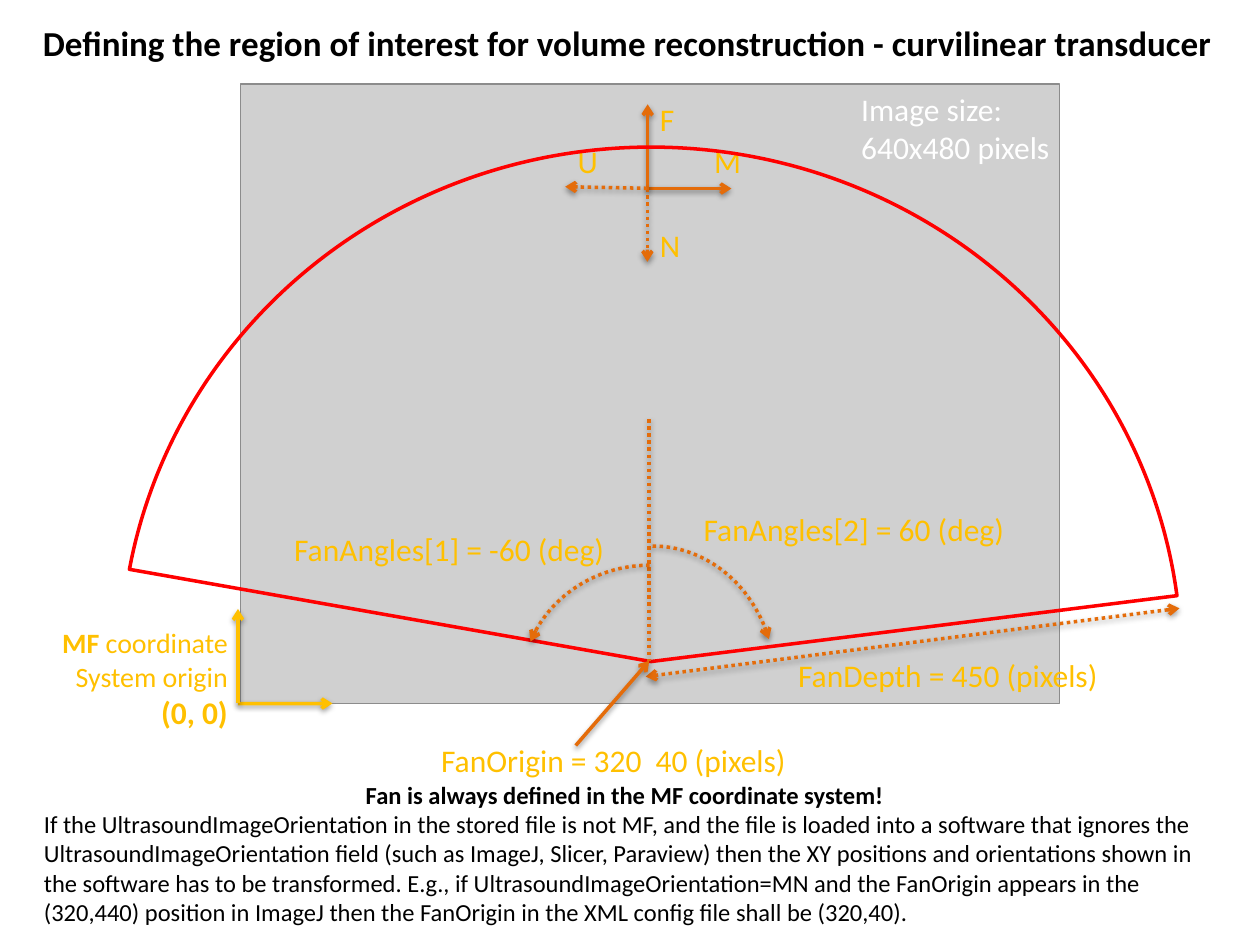
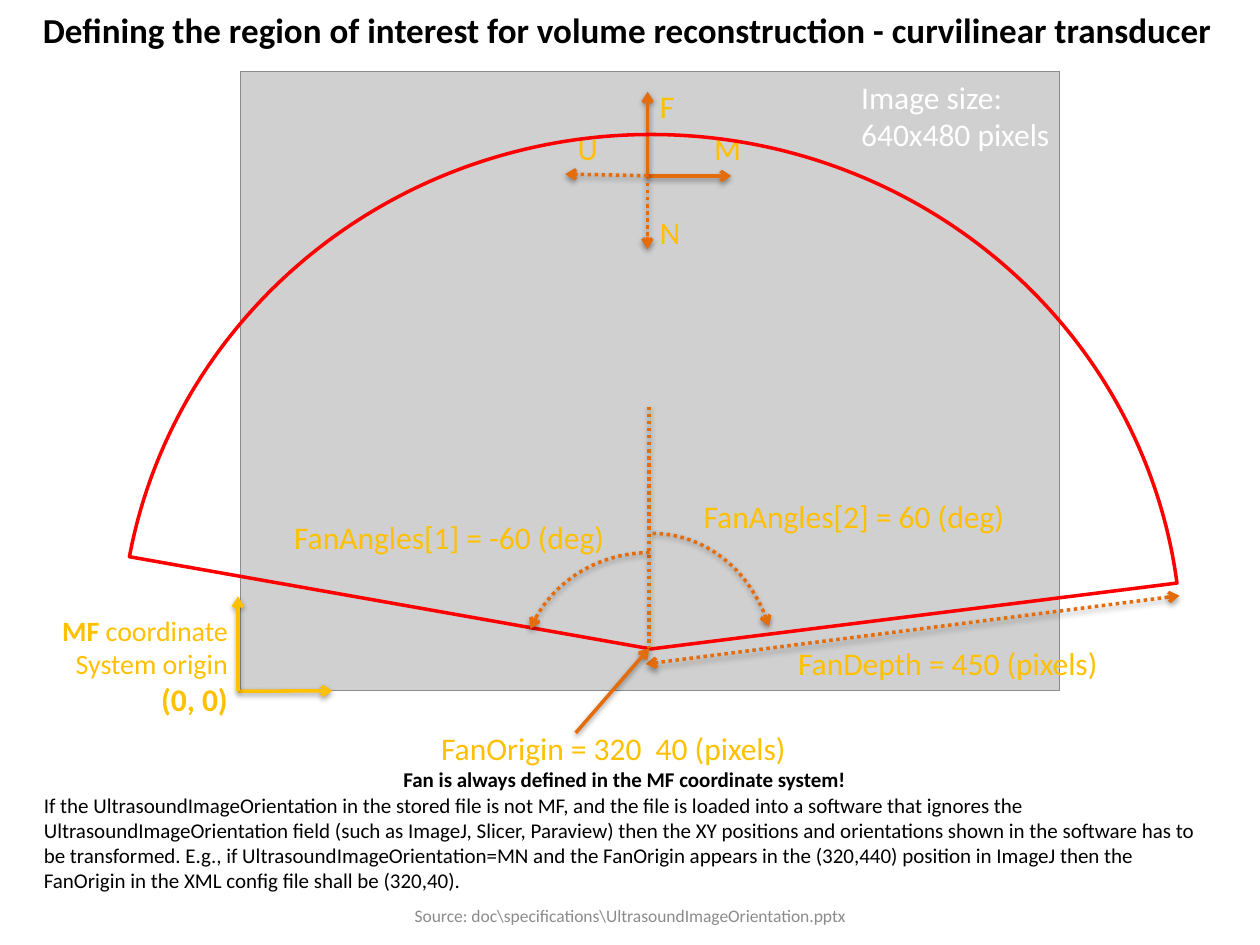
Before and after one commit to thewtex/Plus, a slide deck: slide 4 of doc/specifications/UltrasoundImageOrientation.pptx. Drawn at 1260x945 pixels with LibreOffice and Linux fonts; fonts in the diff are those of the drawing; grey boxes stand for pictures. Boxes give left, top, right and bottom in pixels: in the first picture for what was removed or moved away, otherwise in the second. Text is boxed around its words. In the diff, an @@ line names an element or a change of style, - is before the commit and + after.

Commit message:
Updated links and outdated info in tutorials and specifications

```diff
--- a/doc/specifications/UltrasoundImageOrientation.pptx
+++ b/doc/specifications/UltrasoundImageOrientation.pptx
@@ 5 texts, 5 arrows, 2 arc (boxed as its full ellipse)s, 1 line, 1 double arrow: place and size @@
-5 texts, 5 arrows, 2 arc (boxed as its full ellipse)s, 1 line, 1 double arrow at <box>62,105,1179,819</box>
+5 texts, 5 arrows, 2 arc (boxed as its full ellipse)s, 1 line, 1 double arrow at <box>62,92,1179,806</box>
@@ 6 texts, 2 arrows, 1 picture, 1 pie slice (boxed as its full ellipse): place and size @@
-6 texts, 2 arrows, 1 picture, 1 pie slice (boxed as its full ellipse) at <box>43,31,1210,945</box>
+6 texts, 2 arrows, 1 picture, 1 pie slice (boxed as its full ellipse) at <box>43,18,1210,945</box>
@@ text "Fan is always defined in ...": place and size @@
-text "Fan is always defined in ..." at <box>44,786,1192,926</box>
+text "Fan is always defined in ..." at <box>44,772,1194,892</box>
@@ text "Fan is always defined in ..." at <box>44,772,1194,892</box>: size 14 to 12 pt @@
@@ text added at <box>415,910,845,925</box>, 10 pt, text #8C8C8C @@
+Source: doc\specifications\UltrasoundImageOrientation.pptx
```
Also in this commit, not shown: 6 other slides changed, 3 other files.
